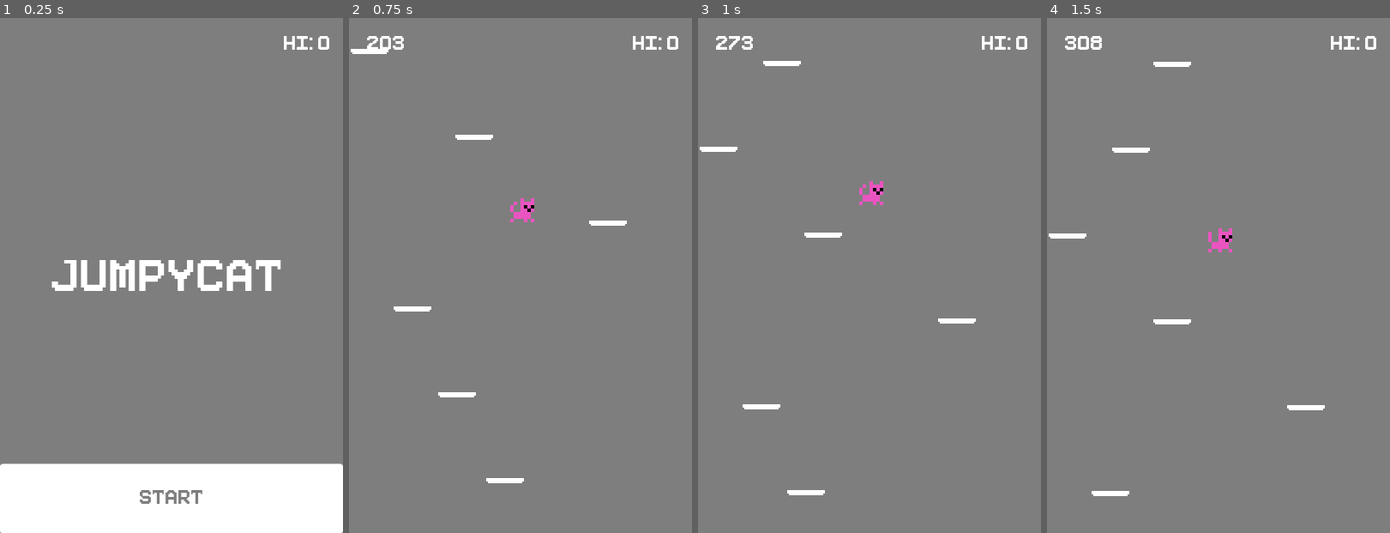
Above: before the commit, frames 1-4 (left to right).
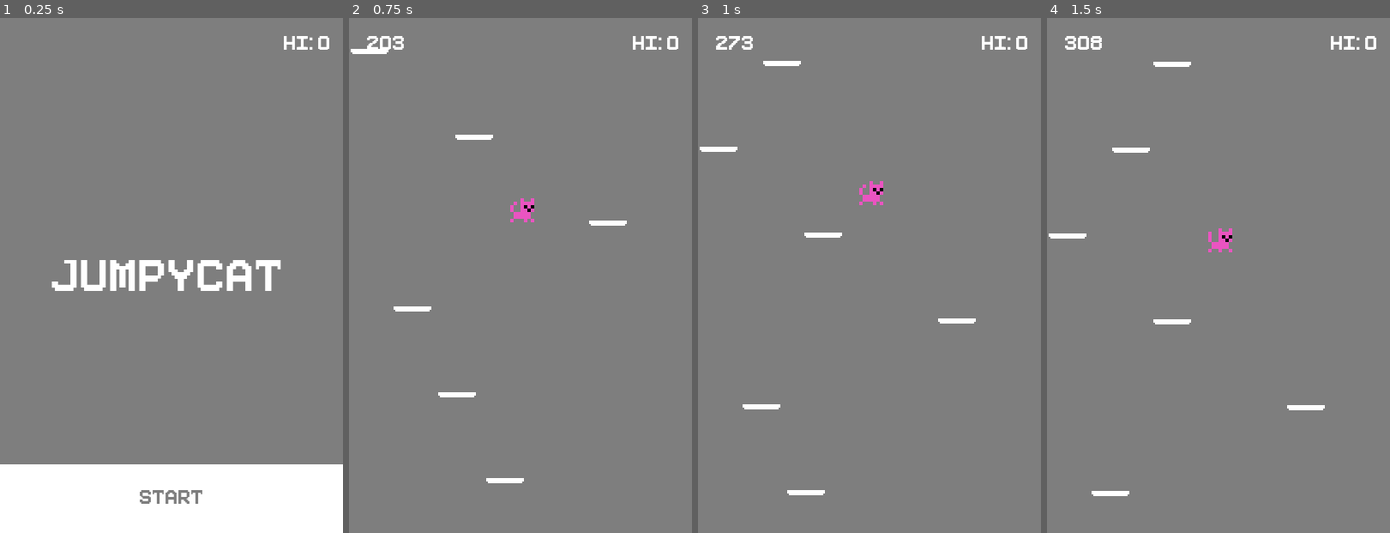
Above: after the commit, the same moments.

Repository: JackQuentinForde/Jumpycat
Game: Godot game, scene res://Scenes/Start.tscn
Two runs of this game, one before a commit and one after it. Both use one fixed random seed, a clock stepped at 60 frames per second and the inputs below.
Inputs:
- Up to frame 1 (0.25 s): no input
- Up to frame 2 (0.75 s): click "Start" at 0.5 s
- Up to frame 3 (1 s): no input
- Up to frame 4 (1.5 s): no input

The runs differ from the first frame. In frame 1, 0.2% of the frame differs, in the area x 0-100%, y 86-100%; in frame 2, nothing differs; in frame 3, nothing differs; in frame 4, nothing differs.

Commit message:
UI changes; moving platforms range changed

Diff:
--- a/Scripts/Game.gd
+++ b/Scripts/Game.gd
@@ -113,7 +113,7 @@
 
 func AddSpikedBall():
 	rng.randomize()
-	var x = rng.randi_range(-(maxXPosition - 11), maxXPosition - 11)
+	var x = rng.randi_range(-(maxXPosition - 10), maxXPosition - 10)
 	var newPlatform = spikedBall.instance()
 	newPlatform.global_position = Vector2(x, lastPlatformYPosition - 50)
 	lastPlatformYPosition = newPlatform.position.y
--- a/Scripts/Moving Platform.gd
+++ b/Scripts/Moving Platform.gd
@@ -23,10 +23,10 @@
 func move():
 	match(direction):
 		1:
-			if (global_position.x >= (game.maxXPosition - 10)):
+			if (global_position.x >= (game.maxXPosition - 11)):
 				direction = 2
 		2:
-			if (global_position.x <= -(game.maxXPosition - 10)):
+			if (global_position.x <= -(game.maxXPosition - 11)):
 				direction = 1
 
 func _physics_process(delta):
--- a/Scripts/Spike Ball.gd
+++ b/Scripts/Spike Ball.gd
@@ -16,11 +16,11 @@
 	match(direction):
 		1:
 			$Sprite.flip_h = false
-			if (global_position.x >= game.maxXPosition):
+			if (global_position.x >= (game.maxXPosition - 10)):
 				direction = 2
 		2:
 			$Sprite.flip_h = true
-			if (global_position.x <= -game.maxXPosition):
+			if (global_position.x <= -(game.maxXPosition - 10)):
 				direction = 1
 
 func _physics_process(delta):
--- a/Themes/buttonTheme.tres
+++ b/Themes/buttonTheme.tres
@@ -7,32 +7,16 @@
 
 [sub_resource type="StyleBoxFlat" id=5]
 bg_color = Color( 0.341176, 0.341176, 0.341176, 1 )
-corner_radius_top_left = 2
-corner_radius_top_right = 2
-corner_radius_bottom_right = 2
-corner_radius_bottom_left = 2
 
 [sub_resource type="StyleBoxFlat" id=3]
 bg_color = Color( 0.341176, 0.341176, 0.341176, 1 )
-corner_radius_top_left = 2
-corner_radius_top_right = 2
-corner_radius_bottom_right = 2
-corner_radius_bottom_left = 2
 
 [sub_resource type="StyleBoxFlat" id=2]
 bg_color = Color( 1, 1, 1, 1 )
 border_color = Color( 1, 1, 1, 1 )
-corner_radius_top_left = 2
-corner_radius_top_right = 2
-corner_radius_bottom_right = 2
-corner_radius_bottom_left = 2
 
 [sub_resource type="StyleBoxFlat" id=4]
 bg_color = Color( 1, 1, 1, 1 )
-corner_radius_top_left = 2
-corner_radius_top_right = 2
-corner_radius_bottom_right = 2
-corner_radius_bottom_left = 2
 
 [resource]
 default_font = SubResource( 1 )
